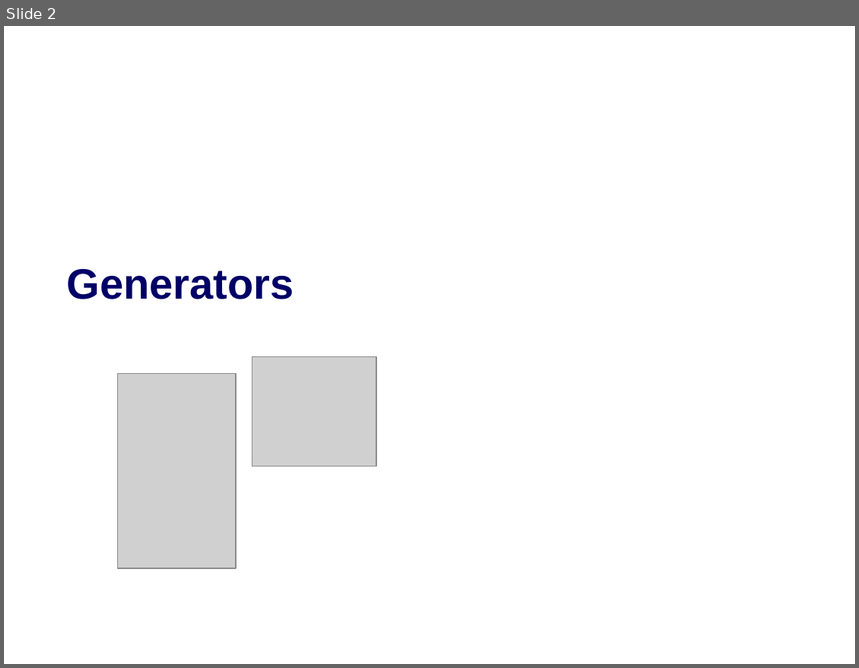
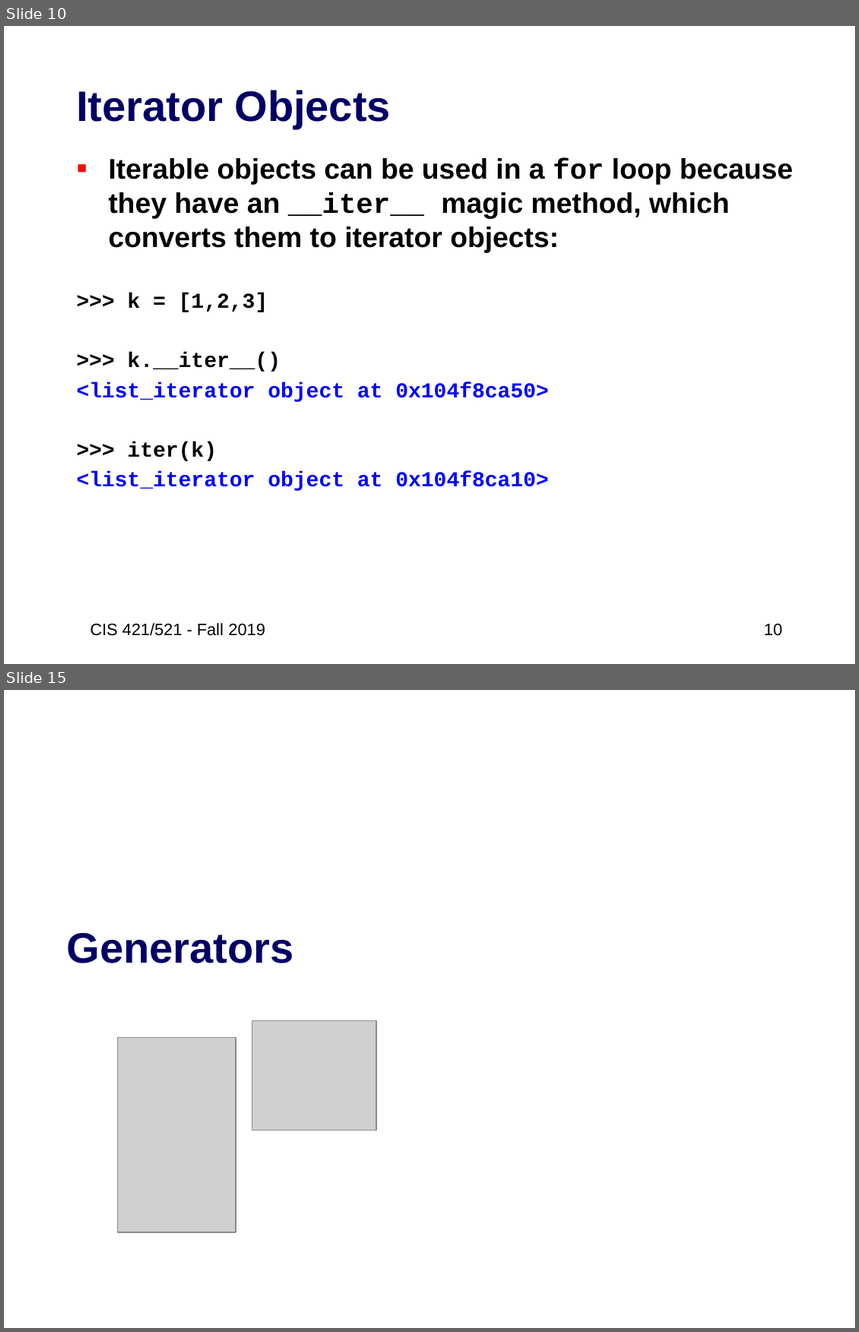
Before and after one commit to artificial-intelligence-class/artificial-intelligence-class.github.io, a slide deck: assets/slides/02-Python3-review2.pptx. Shown one above the other, each under a label of ours: slide 2 before the commit, slides 10 and 15 after it; the slides between them are not shown. The pictures are 859x668 and 859x1332 pixels, drawn with LibreOffice and Linux fonts; fonts in the diff are those of the drawing; grey boxes stand for pictures. Boxes give left, top, right and bottom in pixels: in the first picture for what was removed or moved away, otherwise in the second. Text is boxed around its words. In the diff, an @@ line names an element or a change of style, - is before the commit and + after.

```diff
--- a/assets/slides/02-Python3-review2.pptx
+++ b/assets/slides/02-Python3-review2.pptx
@@ slide 10 added at (x1=4, y1=26, x2=855, y2=664), background #FFFFFF @@
@@ title added at (x1=76, y1=90, x2=391, y2=128), 36 pt, text #000066, bold @@
+Iterator Objects
@@ text added at (x1=76, y1=158, x2=793, y2=491), 24 pt, text #000000, bold @@
+▪ Iterable objects can be used in a for loop because they have an __iter__ magic method, which converts them to iterator objects:
+>>> k = [1,2,3]
+>>> k.__iter__()
+<list_iterator object at 0x104f8ca50>
+>>> iter(k)
+<list_iterator object at 0x104f8ca10>
@@ text added at (x1=90, y1=623, x2=265, y2=636), 14 pt, text #000000 @@
+CIS 421/521 - Fall 2019
@@ page number added at (x1=764, y1=623, x2=782, y2=636), 14 pt, text #000000 @@
+10
@@ what was slide 2 is now slide 15 @@
```
Also in this commit, not shown: 8 slides changed, 13 other slides added, 1 other file.
